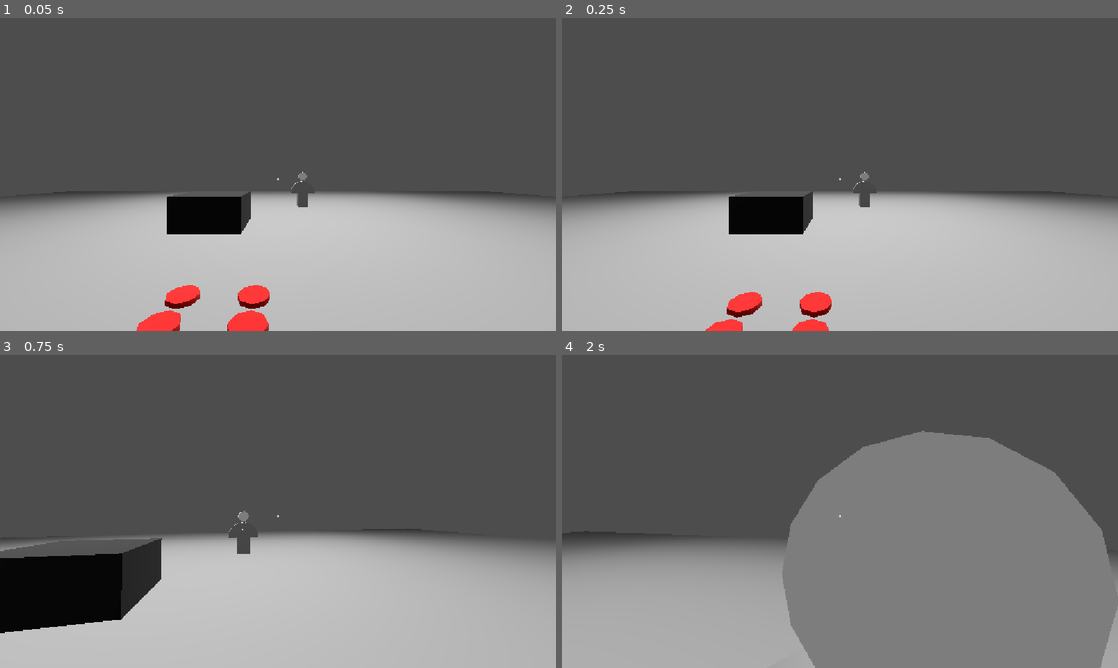
Above: before the commit, frames 1-4 (two rows, left to right).
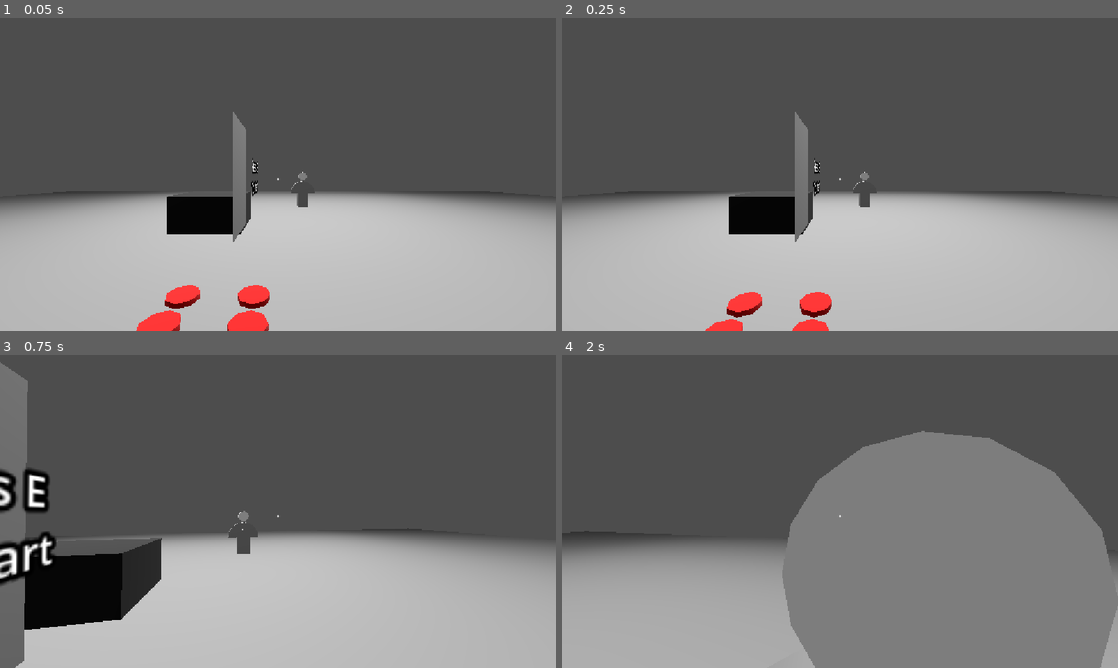
Above: after the commit, the same moments.

Repository: AlexLietha/Slacker
Game: Godot game, scene res://Scenes/test.tscn
Two runs of this game, one before a commit and one after it. Both use one fixed random seed, a clock stepped at 60 frames per second and the inputs below. Before the commit the project has no main scene; this scene is started directly in both runs.
Inputs (mouse positions are in pixels of both pictures, inside the frame that each line leads up to):
- Up to frame 1 (0.05 s): no input
- Up to frame 2 (0.25 s): no input
- Up to frame 3 (0.75 s): tap Enter at 0.5 s; move the mouse to (305, 511) at 0.52 s; hold W (moveForward) from 0.53 s (still down); tap E (interact) at 0.6 s
- Up to frame 4 (2 s): keep holding W (moveForward); move the mouse to (812, 511) at 1.27 s; tap E (interact) at 1.35 s

The runs differ from the first frame. In frame 1, 0.9% of the frame differs, in the area x 41-47%, y 30-72%; in frame 2, 0.9%; in frame 3, 5.0%, in the area x 0-11%, y 2-100%; in frame 4, nothing differs.

Commit message:
Board with tickets needing to be made

Diff:
--- /dev/null
+++ b/slacker/Scenes/order_board.tscn
@@ -0,0 +1,54 @@
+[gd_scene format=3 uid="uid://c6wolbp1jdqht"]
+
+[ext_resource type="Script" uid="uid://jqix4ld6vqyh" path="res://Scripts/order_board.gd" id="1_i3kqr"]
+
+[sub_resource type="BoxShape3D" id="BoxShape3D_nbe6a"]
+size = Vector3(1, 3.5019531, 2.5031738)
+
+[sub_resource type="BoxMesh" id="BoxMesh_nbe6a"]
+size = Vector3(0.2, 3.5, 3)
+
+[sub_resource type="StandardMaterial3D" id="StandardMaterial3D_nbe6a"]
+albedo_color = Color(0.36182427, 0.29939327, 0.106993, 1)
+
+[node name="OrderBoard" type="Node3D" unique_id=598548473 node_paths=PackedStringArray("OrderSpots")]
+script = ExtResource("1_i3kqr")
+OrderSpots = [NodePath("SpawnArea"), NodePath("SpawnArea2"), NodePath("SpawnArea3"), NodePath("SpawnArea4"), NodePath("SpawnArea5"), NodePath("SpawnArea6"), NodePath("SpawnArea7"), NodePath("SpawnArea8"), NodePath("SpawnArea9")]
+
+[node name="Area3D" type="Area3D" parent="." unique_id=521925167]
+
+[node name="CollisionShape3D" type="CollisionShape3D" parent="Area3D" unique_id=775619423]
+transform = Transform3D(1, 0, 0, 0, 1, 0, 0, 0, 1, 0, 1.1689453, 0.66516113)
+shape = SubResource("BoxShape3D_nbe6a")
+
+[node name="MeshInstance3D" type="MeshInstance3D" parent="." unique_id=849489551]
+transform = Transform3D(1, 0, 0, 0, 1, 0, 0, 0, 1, -0.39746094, 1.1696472, 0.6567993)
+mesh = SubResource("BoxMesh_nbe6a")
+surface_material_override/0 = SubResource("StandardMaterial3D_nbe6a")
+
+[node name="SpawnArea" type="Node3D" parent="." unique_id=470797379]
+transform = Transform3D(1, 0, 0, 0, 1, 0, 0, 0, 1, 0, 2.2, 1.3)
+
+[node name="SpawnArea2" type="Node3D" parent="." unique_id=1736357543]
+transform = Transform3D(1, 0, 0, 0, 1, 0, 0, 0, 1, 0, 2.199, 0.6)
+
+[node name="SpawnArea3" type="Node3D" parent="." unique_id=407160403]
+transform = Transform3D(1, 0, 0, 0, 1, 0, 0, 0, 1, 0, 2.2, 0)
+
+[node name="SpawnArea4" type="Node3D" parent="." unique_id=1503157497]
+transform = Transform3D(1, 0, 0, 0, 1, 0, 0, 0, 1, 0, 1.3, 1.3)
+
+[node name="SpawnArea5" type="Node3D" parent="." unique_id=2044029552]
+transform = Transform3D(1, 0, 0, 0, 1, 0, 0, 0, 1, 0, 1.3, 0.6)
+
+[node name="SpawnArea6" type="Node3D" parent="." unique_id=602047097]
+transform = Transform3D(1, 0, 0, 0, 1, 0, 0, 0, 1, 0, 1.3, 0)
+
+[node name="SpawnArea7" type="Node3D" parent="." unique_id=1248106958]
+transform = Transform3D(1, 0, 0, 0, 1, 0, 0, 0, 1, 0, 0.15, 1.3)
+
+[node name="SpawnArea8" type="Node3D" parent="." unique_id=676461083]
+transform = Transform3D(1, 0, 0, 0, 1, 0, 0, 0, 1, 0, 0.15, 0.6)
+
+[node name="SpawnArea9" type="Node3D" parent="." unique_id=318410281]
+transform = Transform3D(1, 0, 0, 0, 1, 0, 0, 0, 1, 0, 0.15, 0)
--- /dev/null
+++ b/slacker/Scenes/order_ticket.tscn
@@ -0,0 +1,27 @@
+[gd_scene format=3 uid="uid://dv3flcatigubx"]
+
+[ext_resource type="Script" uid="uid://02d7qk2jlvn8" path="res://Scripts/order_ticket.gd" id="1_w36pu"]
+
+[sub_resource type="BoxShape3D" id="BoxShape3D_s2dbp"]
+size = Vector3(0.002, 0.75, 0.5)
+
+[node name="OrderTicket" type="Area3D" unique_id=978316633 node_paths=PackedStringArray("label3d")]
+script = ExtResource("1_w36pu")
+label3d = NodePath("OrderText")
+
+[node name="CollisionShape3D" type="CollisionShape3D" parent="." unique_id=2009664942]
+transform = Transform3D(1, 0, 0, 0, 1, 0, 0, 0, 1, 0, -0.4995, 0)
+shape = SubResource("BoxShape3D_s2dbp")
+
+[node name="CSGBox3D" type="CSGBox3D" parent="." unique_id=1113468314]
+transform = Transform3D(1, 0, 0, 0, 1, 0, 0, 0, 1, 0, -0.4987793, 0)
+size = Vector3(0.002, 0.75, 0.5)
+
+[node name="OrderText" type="Label3D" parent="." unique_id=198296233]
+transform = Transform3D(-4.371139e-08, 0, 1, 0, 1, 0, -1, 0, -4.371139e-08, 0.1, -0.4966582, 0)
+text = " Order #1:
+One Burger with fries "
+font_size = 20
+outline_size = 10
+autowrap_mode = 3
+width = 100.0
--- a/slacker/Scenes/test.tscn
+++ b/slacker/Scenes/test.tscn
@@ -5,6 +5,8 @@
 [ext_resource type="PackedScene" uid="uid://csl4s4fsyxjxk" path="res://Scenes/grill.tscn" id="3_qc4db"]
 [ext_resource type="PackedScene" uid="uid://ddnsnlj6myhdd" path="res://Scenes/npc.tscn" id="4_ys1qc"]
 [ext_resource type="Script" uid="uid://c051513rs7gnq" path="res://Scenes/IDComponent.gd" id="5_35xla"]
+[ext_resource type="PackedScene" uid="uid://dv3flcatigubx" path="res://Scenes/order_ticket.tscn" id="7_0c07c"]
+[ext_resource type="PackedScene" uid="uid://c6wolbp1jdqht" path="res://Scenes/order_board.tscn" id="7_5wyu1"]
 
 [sub_resource type="Environment" id="Environment_7jh4o"]
 ambient_light_color = Color(1, 1, 1, 1)
@@ -48,3 +50,9 @@
 
 [node name="grabbableObject4" parent="." unique_id=1516432677 instance=ExtResource("2_8od7v")]
 transform = Transform3D(1, 0, 0, 0, 1, 0, 0, 0, 1, -0.57573974, 0.0686754, -0.989035)
+
+[node name="OrderBoard" parent="." unique_id=598548473 instance=ExtResource("7_5wyu1")]
+transform = Transform3D(1, 0, 0, 0, 1, 0, 0, 0, 1, -0.25725007, 0.5998571, 1.2780774)
+
+[node name="OrderTicket" parent="OrderBoard" unique_id=978316633 instance=ExtResource("7_0c07c")]
+transform = Transform3D(1, 0, 0, 0, 1, 0, 0, 0, 1, 0, 0.6838001, -2.6858306)
--- a/slacker/Scripts/Orders/UI/order_list.gd
+++ b/slacker/Scripts/Orders/UI/order_list.gd
@@ -1,4 +1,7 @@
 extends VBoxContainer
+
+@export var OrderBoard: Node3D
+
 
 func _ready() -> void:
 	OrderManager.StartedOrder.connect(AddOrder)
@@ -7,10 +10,13 @@
 
 func AddOrder(order: Order) -> void:
 	var label = OrderElement.new()
+	var Ticket = OrderTicket.new()
 	add_child(label)
 	label.order = order
 	label.fit_content = true
 	label.text = "ORDER \n---------\n" + order.get_current_step().description + "\n---------"
+#	OrderBoard._spawnticket()
+	#Ticket.Set_Text(label.text)
 
 func UpdateOrder(order: Order) -> void:
 	print("Updating Order UI")
--- a/slacker/Scripts/grabbable_object.gd
+++ b/slacker/Scripts/grabbable_object.gd
@@ -3,7 +3,7 @@
 @export var interactableComponent: InteractableComponent
 @export var grabbableComponent: GrabbableComponent
 @export var idComponent: IDComponent
-@export var model: CSGCylinder3D
+@export var model: CSGPrimitive3D
 
 func _ready() -> void:
 	interactableComponent.GetSignal().connect(Grab)
--- /dev/null
+++ b/slacker/Scripts/order_board.gd
@@ -0,0 +1,18 @@
+extends Node3D
+
+@export var OrderSpots: Array[Node3D]
+#@export var tickets = preload("res://Scenes/OrderTicket.tscn")
+
+# Called when the node enters the scene tree for the first time.
+func _ready() -> void:
+	pass # Replace with function body.
+
+
+# Called every frame. 'delta' is the elapsed time since the previous frame.
+func _process(delta: float) -> void:
+	pass
+func _spawnTicket() -> void:
+	pass
+	#for i in OrderSpots.size():
+		#var ticket = tickets.instantiate()
+		#tickets.position = OrderSpots[i].position
--- /dev/null
+++ b/slacker/Scripts/order_ticket.gd
@@ -0,0 +1,17 @@
+extends Area3D
+class_name OrderTicket
+
+@export var label3d: Label3D
+
+# Called when the node enters the scene tree for the first time.
+func _ready() -> void:
+	Set_Text("Press E To Start")
+
+
+# Called every frame. 'delta' is the elapsed time since the previous frame.
+func _process(delta: float) -> void:
+	pass
+
+func Set_Text(newText: String) -> void:
+	if Label3D:
+		label3d.text = newText
--- a/slacker/project.godot
+++ b/slacker/project.godot
@@ -11,6 +11,7 @@
 [application]
 
 config/name="Slacker"
+run/main_scene="uid://c2dsntpomcf6p"
 config/features=PackedStringArray("4.7", "Forward Plus")
 config/icon="res://icon.svg"
 
Not shown, added: slacker/Scripts/order_board.gd.uid
Not shown, added: slacker/Scripts/order_ticket.gd.uid
